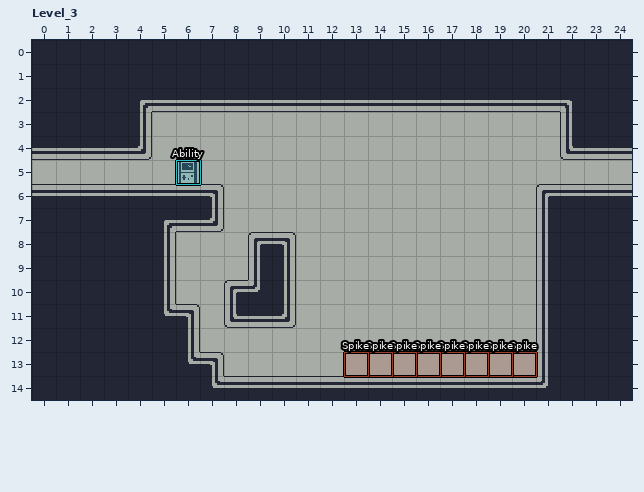
A LDtk project gets an edit: PuzzlePlatformer/source/levels/world.ldtk. Above, as it was before the edit.
Cells are 16x16 px. Shown: Level_3 x 0..24, y 0..14. The commit also changed other parts of the map, which this record leaves out.
After the commit:
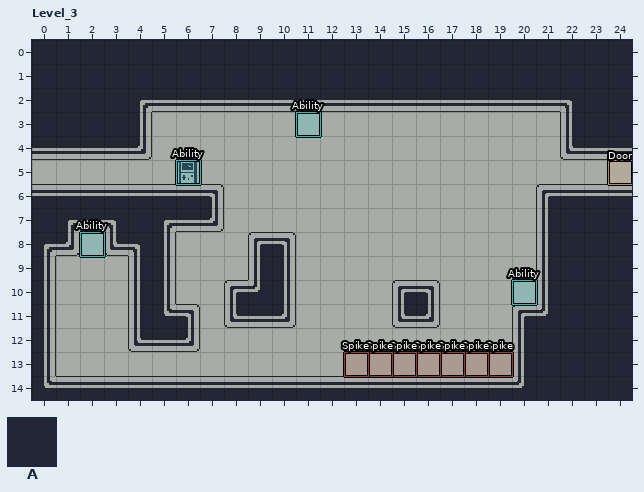
Key: from "Walls": A 1.
_ is an empty cell.
Objects are placed by their top-left corner, in cells (3,4 is the top-left corner of cell 3,4); size is 1x1 cell unless given.
What changed:
Layer "Walls":
The edit adds tile A in row 10 at x 15 to 16; in row 11 at x 15 to 16 and 20; in rows 12 to 13 at x 20.
The author cleared tile A in row 8 at x 2; in rows 9 to 12 at x 1 to 3; in row 13 at x 1 to 7.
Layer "Entities":
A new object: "Ability" rectangle at 11,3.
A new object: "Ability" rectangle at 20,10.
A new object: "Ability" rectangle at 2,8.
A new object: "Door" rectangle at 24,5.
Object "Spike" rectangle at 20,13 is removed.
